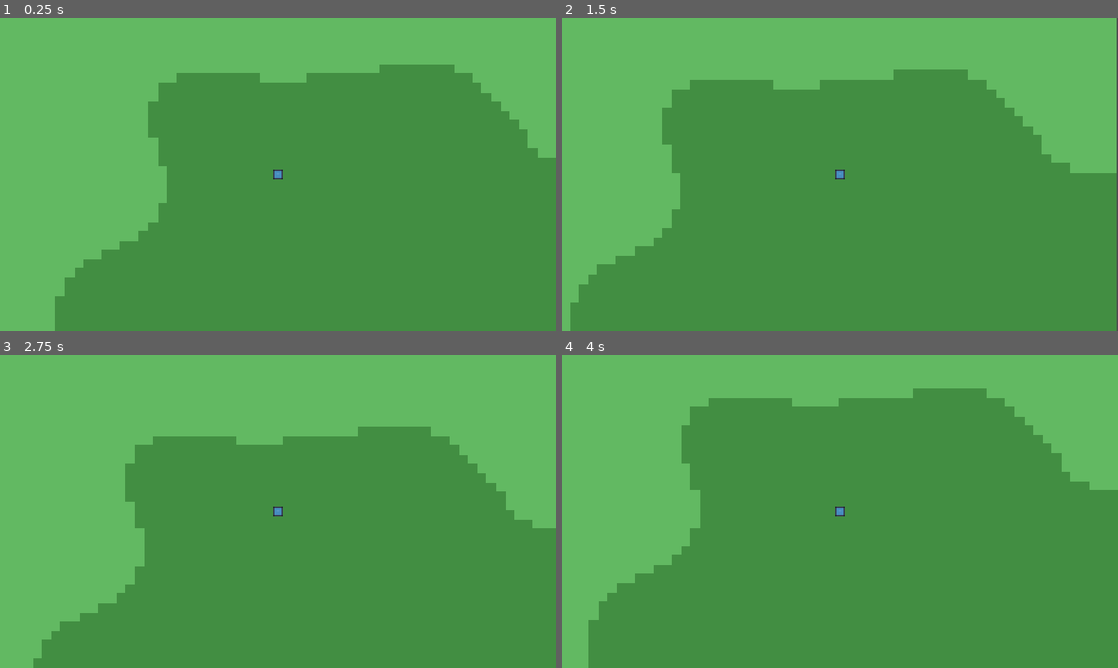
Above: before the commit, frames 1-4 (two rows, left to right).
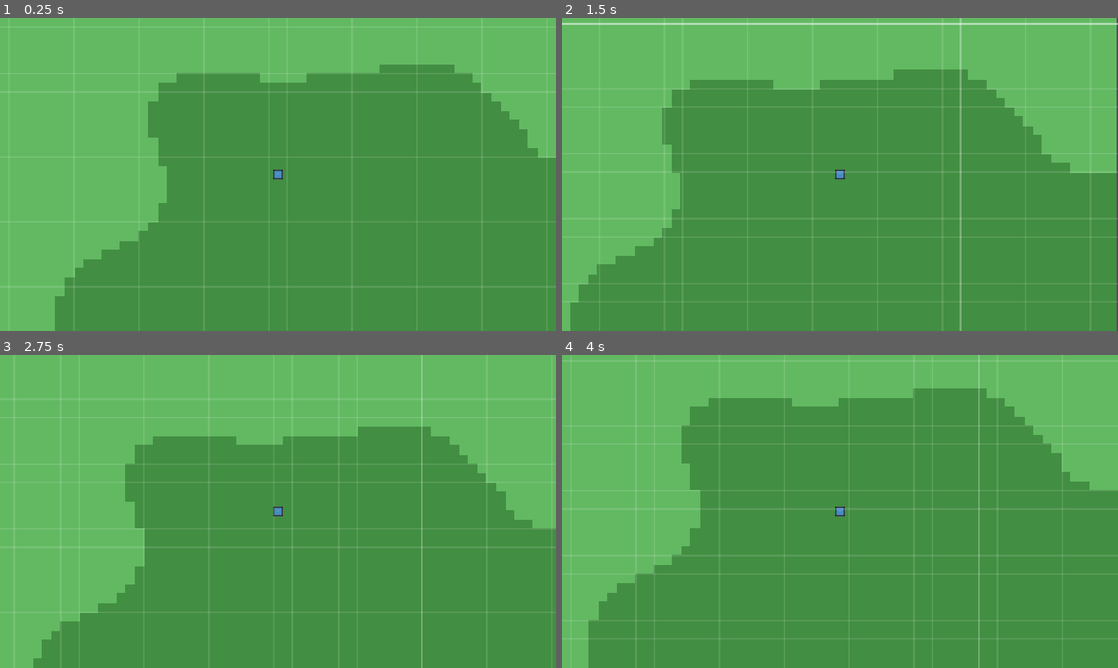
Above: after the commit, the same moments.

Repository: Zathmier/necromancer-game-public
Game: Godot game, scene res://scenes/main.tscn
Two runs of this game, one before a commit and one after it. Both use one fixed random seed, a clock stepped at 60 frames per second and the inputs below. The engine's default icon, where the game draws it, is replaced by a stand-in: a white triangle on a blue panel in a dark square.
Inputs (mouse positions are in pixels of both pictures, inside the frame that each line leads up to):
- Up to frame 1 (0.25 s): no input
- Up to frame 2 (1.5 s): tap Enter at 0.5 s; move the mouse to (962, 158) at 0.52 s; click (962, 158) at 0.67 s; move the mouse to (728, 190) at 1.27 s; click (728, 190) at 1.42 s
- Up to frame 3 (2.75 s): move the mouse to (333, 442) at 2.02 s; click (333, 442) at 2.17 s
- Up to frame 4 (4 s): move the mouse to (812, 574) at 2.77 s; click (812, 574) at 2.92 s; move the mouse to (1006, 558) at 3.52 s; click (1006, 558) at 3.67 s

The runs differ from the first frame. In frame 1, less than 0.1% of the frame differs, in the area x 1-99%, y 2-87%; in frame 2, 1.2%, in the area x 0-100%, y 0-100%; in frame 3, 0.4%; in frame 4, 0.4%.
Error before the commit: Invalid call. Nonexistent function 'screen_to_world' in base 'Camera2D'. (res://scripts/debug/Grid.gd:35)

Commit message:
Grid math: convert world→screen using camera center & zoom; rename worldgen seed to world_seed

Diff:
--- a/scripts/debug/Grid.gd
+++ b/scripts/debug/Grid.gd
@@ -12,7 +12,7 @@
 var _last_size := Vector2.ZERO
 
 func _ready() -> void:
-	# On a CanvasLayer now, so z_index doesn't matter; keep for clarity
+	# we’re on a CanvasLayer (from Main.gd), so z_index doesn’t matter
 	z_index = 0
 	if not Engine.is_editor_hint():
 		_register_console_cmd()
@@ -30,31 +30,33 @@
 	var cam := get_viewport().get_camera_2d()
 	if cam == null: return
 
-	# Visible rect in both screen and world space
 	var vs: Vector2 = get_viewport_rect().size
-	var tl_world: Vector2 = cam.screen_to_world(Vector2.ZERO)
-	var br_world: Vector2 = cam.screen_to_world(vs)
+	var zoom: Vector2 = cam.zoom
+	# world-space center of the screen
+	var center_ws: Vector2 = cam.get_screen_center_position()
+	# world-space top-left of the visible rectangle
+	var tl_ws: Vector2 = center_ws - (vs * 0.5) * zoom
+	var br_ws: Vector2 = tl_ws + vs * zoom
 
-	# Snap world bounds to tile edges
-	var sx: int = int(floor(tl_world.x / TILE) * TILE)
-	var ex: int = int(floor(br_world.x / TILE) * TILE)
-	var sy: int = int(floor(tl_world.y / TILE) * TILE)
-	var ey: int = int(floor(br_world.y / TILE) * TILE)
+	# snap to tile boundaries (in world space)
+	var sx: int = int(floor(tl_ws.x / TILE) * TILE)
+	var ex: int = int(floor(br_ws.x / TILE) * TILE)
+	var sy: int = int(floor(tl_ws.y / TILE) * TILE)
+	var ey: int = int(floor(br_ws.y / TILE) * TILE)
 
-	# Convert world tile lines → screen pixels and draw
+	# convert each world grid line to SCREEN pixels:
+	# screen = (world - tl_ws) / zoom
 	for x in range(sx, ex + TILE, TILE):
 		var is_major := posmod(x, CHUNK_PX) == 0
 		var col := axis_col if x == 0 else (major_col if is_major else minor_col)
-		var p1: Vector2 = cam.world_to_screen(Vector2(x, sy))
-		var p2: Vector2 = cam.world_to_screen(Vector2(x, ey))
-		draw_line(p1, p2, col, 2.0 if is_major else 1.0)
+		var xs := (float(x) - tl_ws.x) / zoom.x
+		draw_line(Vector2(xs, 0.0), Vector2(xs, vs.y), col, 2.0 if is_major else 1.0)
 
 	for y in range(sy, ey + TILE, TILE):
 		var is_major2 := posmod(y, CHUNK_PX) == 0
 		var col2 := axis_col if y == 0 else (major_col if is_major2 else minor_col)
-		var q1: Vector2 = cam.world_to_screen(Vector2(sx, y))
-		var q2: Vector2 = cam.world_to_screen(Vector2(ex, y))
-		draw_line(q1, q2, col2, 2.0 if is_major2 else 1.0)
+		var ys := (float(y) - tl_ws.y) / zoom.y
+		draw_line(Vector2(0.0, ys), Vector2(vs.x, ys), col2, 2.0 if is_major2 else 1.0)
 
 func _register_console_cmd() -> void:
 	ConsoleRouter.register_cmd("grid", func(a):
@@ -70,9 +72,7 @@
 			"alpha":
 				if a.size() >= 2:
 					var v := clampf(float(a[1]), 0.0, 1.0)
-					minor_col.a = v * 0.40
-					major_col.a = v * 0.75
-					axis_col.a  = v * 1.00
+					minor_col.a = v * 0.40; major_col.a = v * 0.75; axis_col.a  = v * 1.00
 					queue_redraw()
 					Bus.send_output("grid alpha = %.2f" % v)
 				else:
--- a/scripts/world/WorldGen.gd
+++ b/scripts/world/WorldGen.gd
@@ -1,20 +1,19 @@
 extends Node
 const CHUNK_TILES := 48
 
-var seed: int = 1337
+var world_seed: int = 1337
 var noise: FastNoiseLite
 
 func _ready() -> void:
 	_build_noise()
 
 func set_seed(s: int) -> void:
-	seed = s
+	world_seed = s
 	_build_noise()
 
 func _build_noise() -> void:
 	noise = FastNoiseLite.new()
-	noise.seed = seed
-	# TYPE_OPEN_SIMPLEX2 isn't present in some builds — TYPE_SIMPLEX is stable.
+	noise.seed = world_seed
 	noise.noise_type = FastNoiseLite.TYPE_SIMPLEX
 	noise.frequency = 0.0025
 	noise.fractal_type = FastNoiseLite.FRACTAL_FBM
